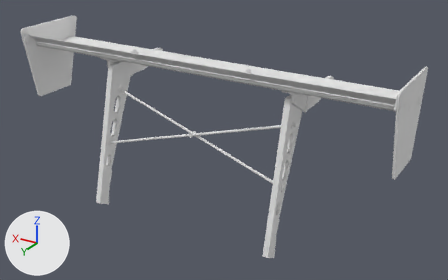
The glTF model public/parts/wendtStrom_spoiler_trackWild.glb, before and after one commit.
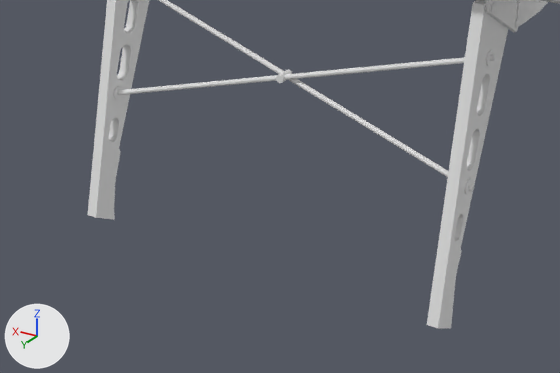
Each version is shown whole from a camera (50 mm lens) standing at (-1.212, 3.611, 2.072) and looking at (-0.058, 1.687, 1.111), then close up on the part from 12% to 73% of the width and 35% to 100% of the height. Arrows for +X, +Y and +Z are at lower left; the lights stay in place. The first two pictures are the older version. Where no turn or scale is listed for an object, it has been applied to the vertices. Vertices at exactly the same position are counted once.

The scene before the commit, as lines of its bpy script (objects in view):
```python
me_wendtstrom_spoiler_trackwild = bpy.data.meshes.new('wendtStrom.spoiler_trackWild')
me_wendtstrom_spoiler_trackwild.from_pydata(...)  # 2187 vertices, 3587 faces; spans x -0.78..0.78, y -0.25..0.25, z -0.35..0.35
# faces by material slot: [2783, 804]
me_wendtstrom_spoiler_trackwild.materials.append(mat_black)  # white #e7e7e7
me_wendtstrom_spoiler_trackwild.materials.append(mat_chrome)  # white #e7e7e7
ob_spoiler_trackwild = bpy.data.objects.new('spoiler_trackWild', me_wendtstrom_spoiler_trackwild)
ob_spoiler_trackwild.location = (0.0, 1.707, 1.147)
```
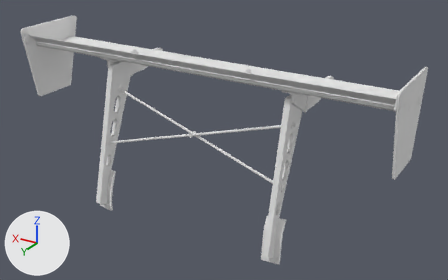
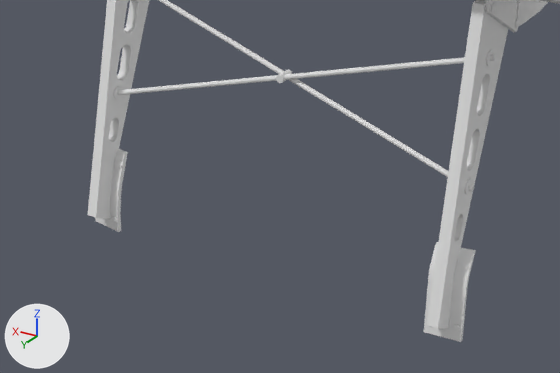
Commit message: Wendt Strom: house fasteners on Track Mild, fastened hatch plates on Track Wild

Where the newer file only moved an object's origin or applied its transform, the numbers keep the older frame.

Boxes (x1, y1, x2, y2) around the edits, measured in the close-ups (560 x 373 px):
'spoiler_trackWild', reshaped
    before: (88, 0, 560, 329)
    after: (88, 0, 560, 342)
part 1 of me_wendtstrom_spoiler_trackwild, added
    after: (459, 261, 468, 270)
part 2 of me_wendtstrom_spoiler_trackwild, added
    after: (95, 149, 128, 232)
part 3 of me_wendtstrom_spoiler_trackwild, added
    after: (424, 242, 476, 342)

What the commit changed:
me_wendtstrom_spoiler_trackwild is used by ob_spoiler_trackwild; location (0.0, 1.707, 1.147).
me_wendtstrom_spoiler_trackwild had 2187 vertices, 3587 faces and spanned x -0.78..0.78, y -0.25..0.25, z -0.35..0.35.
me_wendtstrom_spoiler_trackwild now has 2631 vertices, 4323 faces and spans x -0.78..0.78, y -0.25..0.25, z -0.36..0.35.
me_wendtstrom_spoiler_trackwild part 1: the loose piece of 20 vertices spanning x -0.4..-0.39, y 0.13..0.16, z -0.1..-0.07 is copied, and the copy is scaled about its middle by (0.147, -0.0706, -0.506), then moved by (-0.01, 0.03, -0.14); it spans x -0.42..-0.4, y 0.17..0.18, z -0.23..-0.21.
me_wendtstrom_spoiler_trackwild part 2: a new loose piece of 90 vertices spanning x 0.35..0.42, y 0.15..0.21, z -0.36..-0.2, in mat_black (white #e7e7e7).
me_wendtstrom_spoiler_trackwild part 3: a new loose piece of 90 vertices spanning x -0.42..-0.35, y 0.15..0.21, z -0.36..-0.2, in mat_black (white #e7e7e7).
Other edits to the shape of me_wendtstrom_spoiler_trackwild do not show in these pictures.
